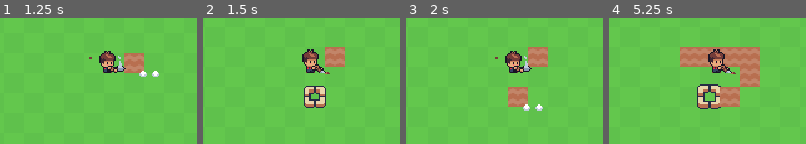
Above: before the commit, frames 1-4 (left to right).
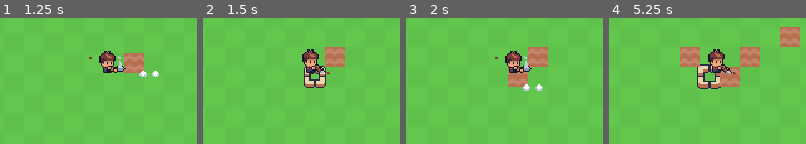
Above: after the commit, the same moments.

Repository: orange-GuandeLi/orange-farm
Game: Godot game, scene res://scenes/main.tscn
Same seed, same stepped clock (60 frames per second), same inputs: the game is played once before the commit and once after it.
Inputs:
- Up to frame 1 (1.25 s): hold D (move_right) from 0.53 s (still down); tap Space (use_tool) at 0.6 s
- Up to frame 2 (1.5 s): release D (move_right) at 1.28 s; hold S (move_down) from 1.28 s (still down); tap Space (use_tool) at 1.35 s
- Up to frame 3 (2 s): keep holding S (move_down)
- Up to frame 4 (5.25 s): release S (move_down) at 2.03 s; hold D (move_right) 2.03-2.78 s; tap Space (use_tool) every 0.75 s from 2.1 to 5.1 s; hold W (move_up) 2.78-3.53 s; hold A (move_left) 3.53-5.03 s; hold S (move_down) from 5.03 s (still down)

Frame 1 is identical in both runs. In frame 2, 2.8% of the frame differs, in the area x 51-63%, y 38-72%; in frame 3, 3.2%; in frame 4, 11%, in the area x 44-97%, y 7-73%.

Commit message:
fix(farm): 目标格判格点改为身体中心
- _cell_of 的 y 从 (y-1) 改为 (y-8)：目标格 = 身体中心格 + facing
- 站在一格开头 1~7px 时，目标格留在脚底这格，不再立刻跳到下一格
- 实测：feet_y=96..103 → cell(6,5) target(6,6)；104..119 → cell(6,6) target(6,7)
- README / ROADMAP / FOUR_DIRECTION_ASSETS / TOOL_TARGET_RULES / NOTES 同步

Diff:
--- a/scripts/actors/player.gd
+++ b/scripts/actors/player.gd
@@ -36,12 +36,12 @@
 	if Input.is_action_just_pressed("use_tool"):
 		_start_tool("dig")
 
-## 节点位置（脚底）-> 脚下所在的格
-##   脚底 y 落在 [r*16, (r+1)*16) 就是第 r 行
+## 节点位置（脚底）-> 身体中心所在的格
+##   身体中心 = 脚底上方 8px；刚踏进新格时目标格才不会跳远
 func _cell_of(p: Vector2) -> Vector2i:
 	return Vector2i(
 		floori(p.x / GameConfig.TILE_SIZE),
-		floori((p.y - 1.0) / GameConfig.TILE_SIZE)
+		floori((p.y - 8.0) / GameConfig.TILE_SIZE)
 	)
 
 func _update_facing(direction: Vector2) -> void:
Not shown, changed: docs/FOUR_DIRECTION_ASSETS.md
Not shown, changed: docs/NOTES.md
Not shown, changed: docs/ROADMAP.md
Not shown, changed: docs/TOOL_TARGET_RULES.md
